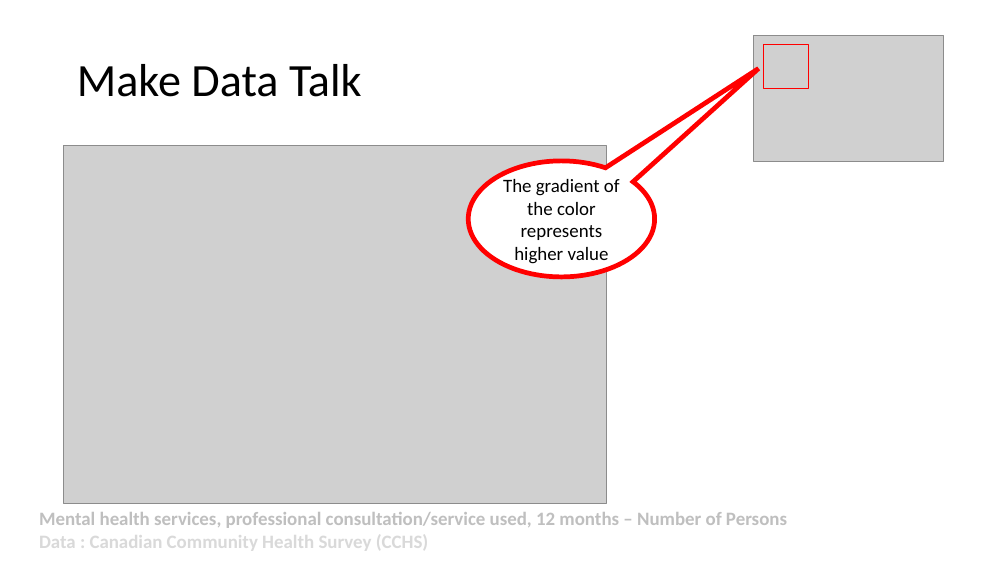
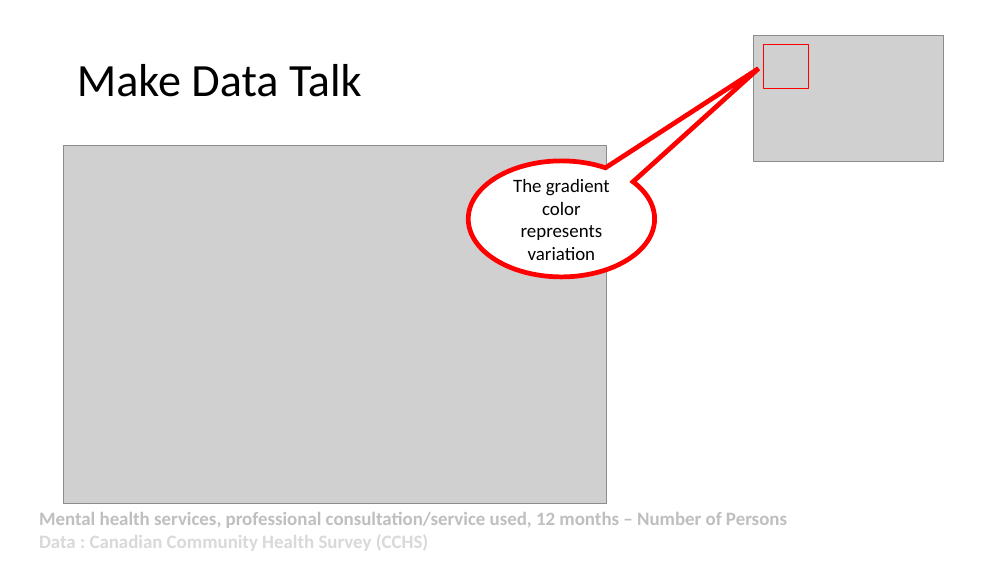
Before and after one commit to uzmaali/Data-Visualization-Workshop, a slide deck: slide 5 of Data Visualization Workshop.ppsx. Drawn at 1008x567 pixels with LibreOffice and Linux fonts; fonts in the diff are those of the drawing; grey boxes stand for pictures. Boxes give left, top, right and bottom in pixels: in the first picture for what was removed or moved away, otherwise in the second. Text is boxed around its words. In the diff, an @@ line names an element or a change of style, - is before the commit and + after.

```diff
--- a/Data Visualization Workshop.ppsx
+++ b/Data Visualization Workshop.ppsx
@@ text in speech bubble at <box>513,179,610,260</box>: text changed @@
-The gradient of the color represents higher value
+The gradient color represents variation
```
